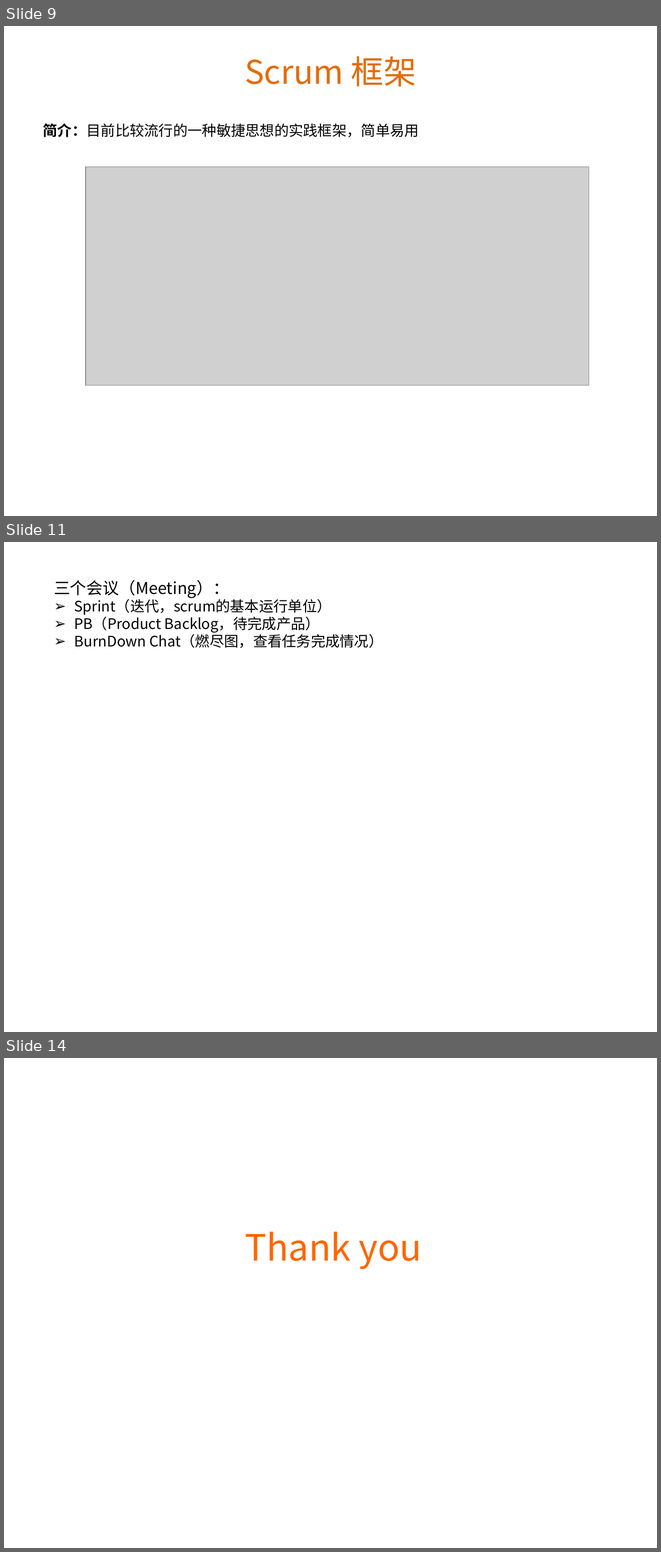
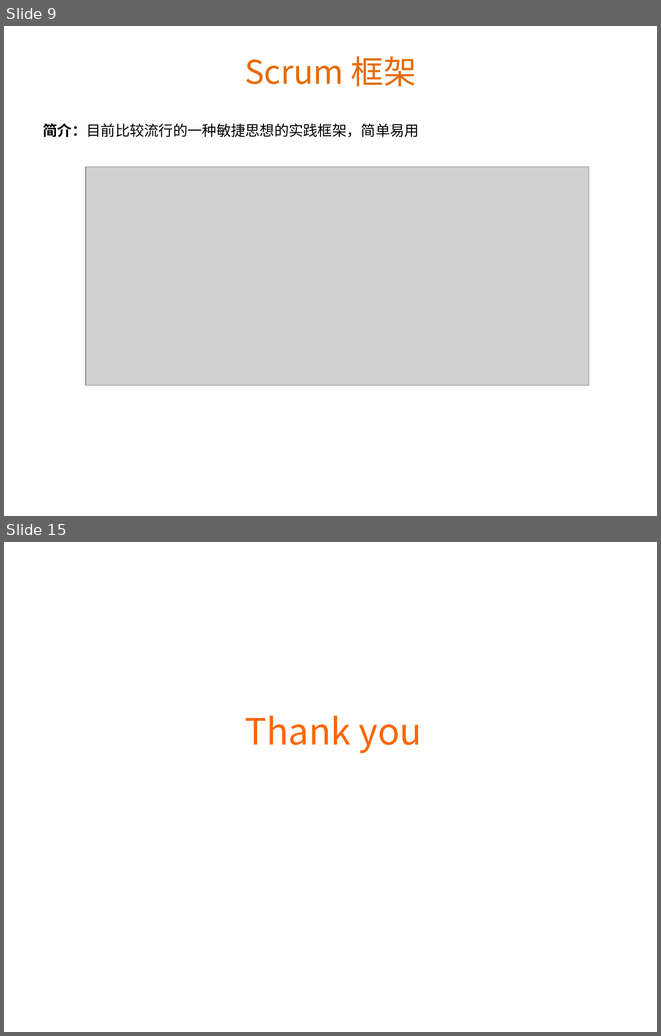
Before and after one commit to Benguan/document, a slide deck: 上大培训：scrum和vs2012 部分.pptx. Shown one above the other, each under a label of ours: slides 9, 11 and 14 before the commit, slides 9 and 15 after it; the slides between them are not shown. The pictures are 661x1552 and 661x1036 pixels, drawn with LibreOffice and Linux fonts; fonts in the diff are those of the drawing; grey boxes stand for pictures; background and template pictures are left out. Boxes give left, top, right and bottom in pixels: in the first picture for what was removed or moved away, otherwise in the second. Text is boxed around its words. In the diff, an @@ line names an element or a change of style, - is before the commit and + after.

```diff
--- a/上大培训：scrum和vs2012 部分.pptx
+++ b/上大培训：scrum和vs2012 部分.pptx
@@ slide 11 removed at box(4, 542, 657, 1032), background picture (left out) @@
@@ text removed at box(54, 580, 383, 648) @@
-三个会议（Meeting）：
-➢ Sprint（迭代，scrum的基本运行单位）
-➢ PB（Product Backlog，待完成产品）
-➢ BurnDown Chat（燃尽图，查看任务完成情况）
@@ what was slide 14 is now slide 15 @@
```
Also in this commit, not shown: 2 slides changed, 3 slides added, 1 other slide removed.
